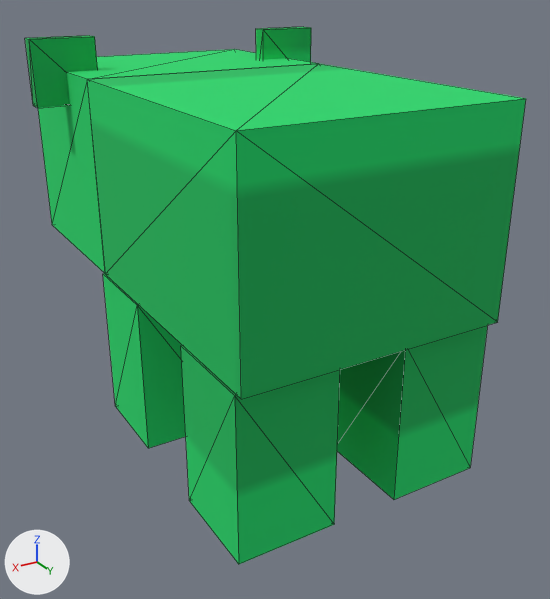
The glTF model models/creatures/panda/model.gltf as it was, and as the next commit left it.
Rendered twice from a camera (50 mm lens) standing at (0.147, 0.475, 0.152) and looking at (-0.008, 0.217, 0.023). The axes (+X, +Y, +Z) are drawn at lower left. The lights are the same throughout. The picture after the commit comes second. Mesh edges are drawn as thin lines. Vertices at exactly the same position are counted once.

Objects in the first picture: 'panda'.
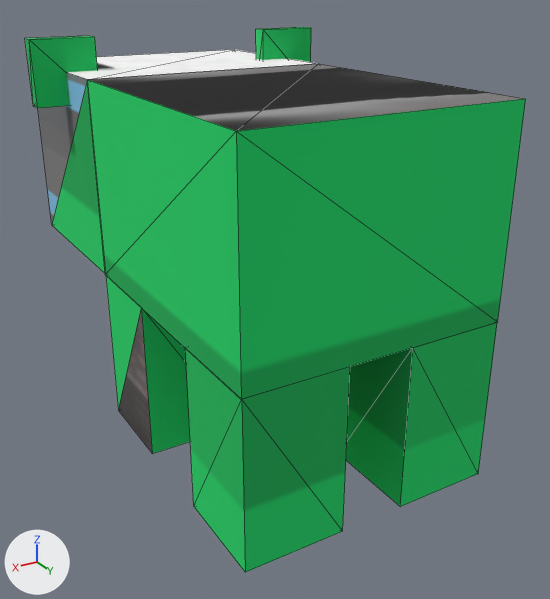
The newer file is also rescaled (x4.688), turned or shifted as a whole; pictures and numbers use the older file's frame.

Location of each change, (x1, y1, x2, y2) in pixels of the pictures (550 x 599 px; the box of a moved part takes in the faces that stretch with it):
'panda', reshaped: before (25, 27, 526, 564); after (25, 27, 526, 573)
part 1 of me_panda, moved or reshaped: before (337, 325, 488, 500); after (346, 323, 497, 507)
part 2 of me_panda, moved or reshaped: before (103, 273, 186, 448); after (106, 276, 190, 454)
part 3 of me_panda, moved or reshaped: before (106, 131, 497, 564); after (106, 131, 497, 573)
part 4 of me_panda, surface changed: (25, 27, 526, 322) in both
part 5 of me_panda, recoloured (green to grey): (38, 72, 87, 222) in both
part 6 of me_panda, recoloured: (68, 49, 318, 79) in both
part 7 of me_panda, recoloured: (88, 64, 525, 131) in both

What changed in the scene script:
```text
Add img_ear_png:
    img_ear_png = load_image('ear.png', '../wolf/textures/ear.png', 64, 64, 'sRGB')
Add img_face_png:
    img_face_png = load_image('face.png', 'textures/face.png', 64, 64, 'sRGB')
Add img_leg_png:
    img_leg_png = load_image('leg.png', '../badger/textures/leg.png', 64, 64, 'sRGB')
Add mat_ear:
    mat_ear = principled_material('ear')
    mat_ear.texture = img_ear_png
    mat_ear.roughness = 1.0
Add mat_face:
    mat_face = principled_material('face')
    mat_face.texture = img_face_png
    mat_face.roughness = 1.0
Add mat_leg:
    mat_leg = principled_material('leg')
    mat_leg.texture = img_leg_png
    mat_leg.roughness = 1.0
Change me_panda:
    where me_panda.from_pydata(...)  # 64 vertices, 96 faces; spans x -0.067..0.067, y 0.1..0.3, z -0.032..0.128
    used by ob_panda; location = (0.0, 0.0, 0.0)
    me_panda part 1: the loose piece of 8 vertices spanning x -0.053..-0.014, y 0.256..0.296, z -0.032..0.034 is moved by (0.0, 0.004, 0.0)
    me_panda part 2: the loose piece of 8 vertices spanning x 0.014..0.053, y 0.176..0.216, z -0.032..0.034 is moved by (0.0, 0.004, 0.0)
    me_panda part 3
    8 vertices are removed from x 0.014..0.053, y 0.256..0.296, z -0.032..0.034
    15 faces are deleted
    8 vertices are added at x 0.013..0.053, y 0.26..0.3, z -0.032..0.035
    12 new faces join them, mat_body (picture img_body_png)
    2 new faces join them, mat_face (picture img_face_png)
    1 new face joins them, mat_leg (picture img_leg_png)
    me_panda part 4: 45 kept faces spanning x -0.067..0.067, y 0.1..0.3, z 0.035..0.128 get new texture (UV) coordinates
    me_panda part 5: 3 faces spanning x -0.053..0.053, y 0.1..0.18, z 0.035..0.115 switch from mat_body (picture img_body_png) to mat_ear (picture img_ear_png)
    me_panda part 6: 5 faces spanning x -0.053..0.053, y 0.1..0.18, z 0.035..0.115 switch from mat_body (picture img_body_png) to mat_face (picture img_face_png)
    me_panda part 7: 2 faces spanning x -0.053..0.053, y 0.18..0.3, z 0.115 switch from mat_body (picture img_body_png) to mat_leg (picture img_leg_png)
```
